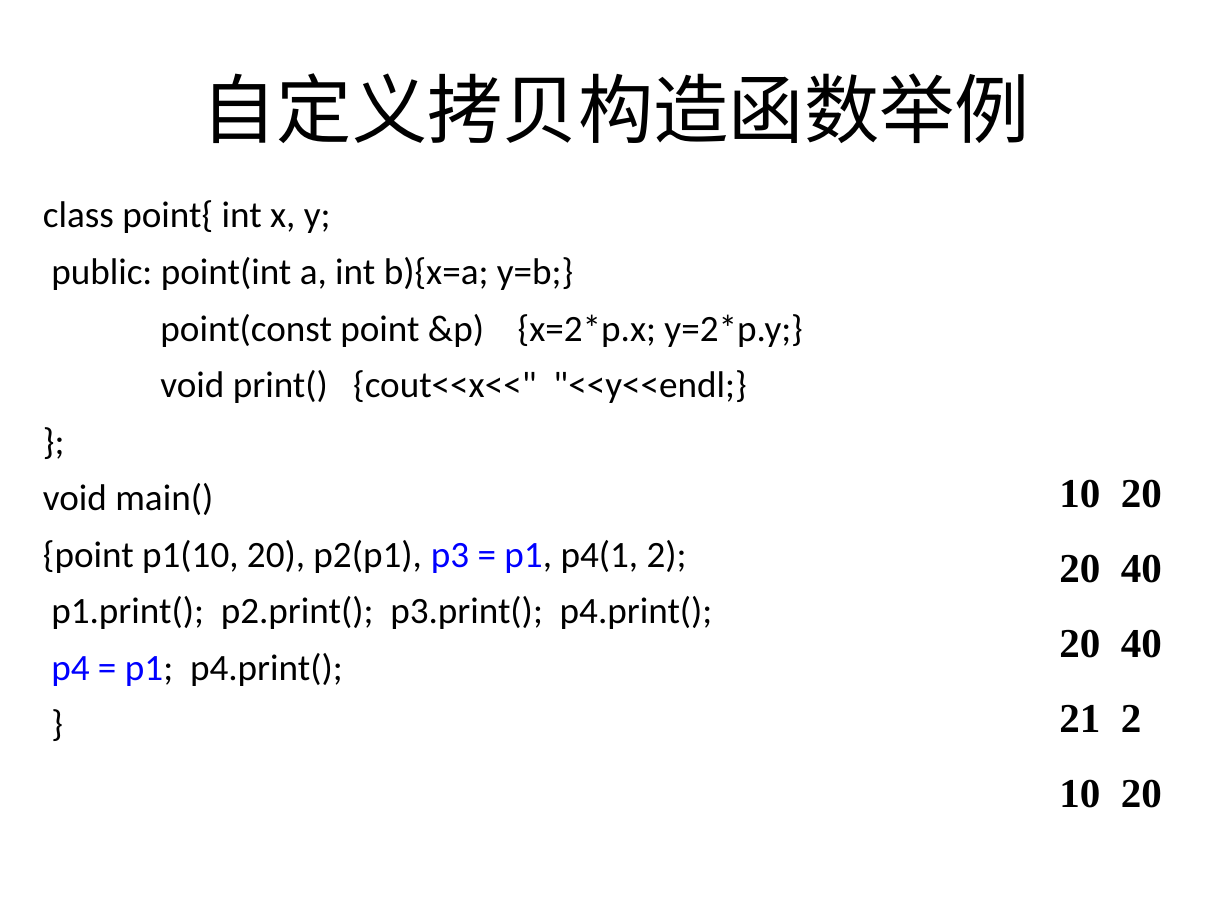
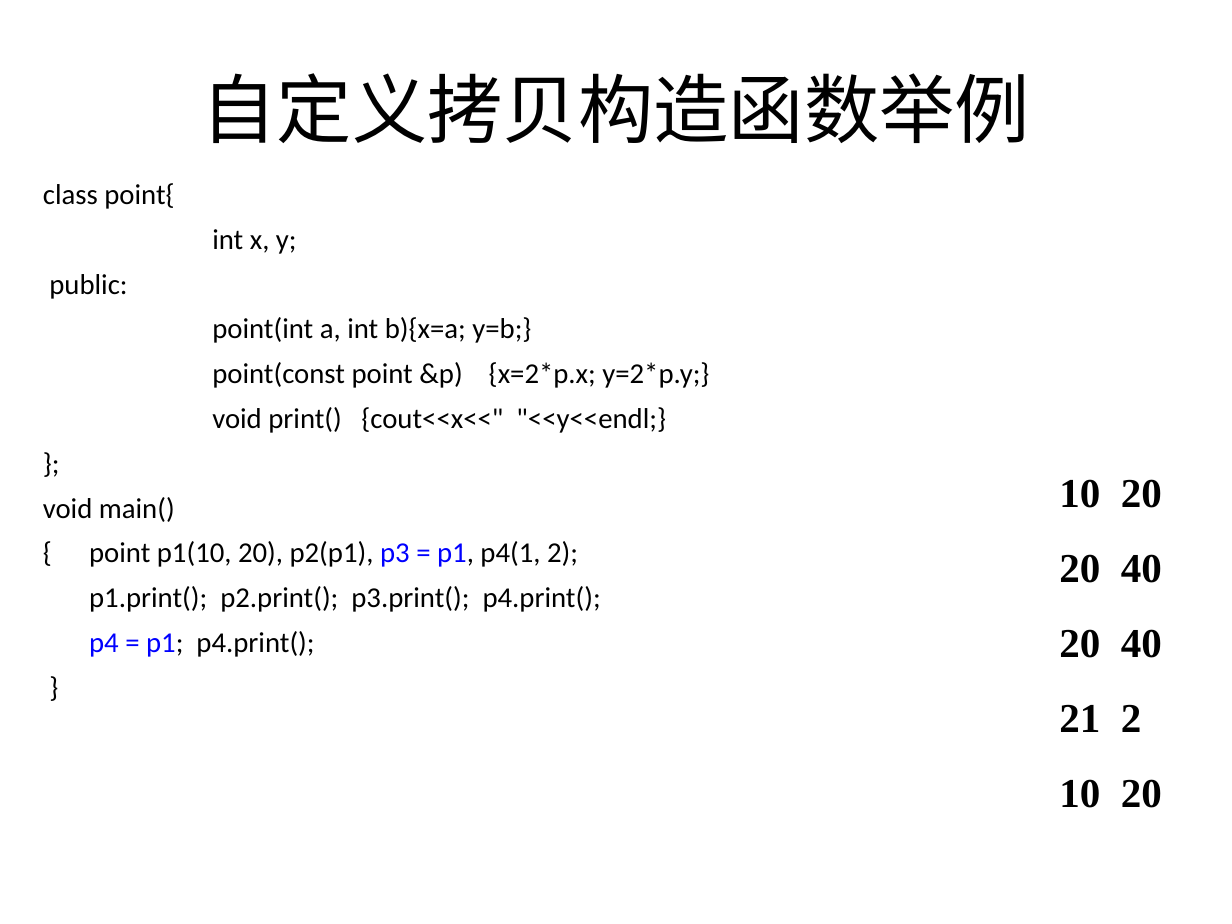
Before and after one commit to wwuhn/wwuhn.github.io, a slide deck: slide 69 of bookspcClassic/C++程序设计翁惠玉/10创建功能更强的类型.ppt. Drawn at 1232x924 pixels with LibreOffice and Linux fonts; fonts in the diff are those of the drawing. Boxes give left, top, right and bottom in pixels: in the first picture for what was removed or moved away, otherwise in the second. Text is boxed around its words. In the diff, an @@ line names an element or a change of style, - is before the commit and + after.

```diff
--- a/bookspcClassic/C++程序设计翁惠玉/10创建功能更强的类型.ppt
+++ b/bookspcClassic/C++程序设计翁惠玉/10创建功能更强的类型.ppt
@@ text "class point{": place and size @@
-text "class point{" at bbox=[43, 200, 802, 686]
+text "class point{" at bbox=[43, 183, 709, 657]
@@ text at bbox=[43, 183, 531, 343]: text changed; size 21.7 to 16.8 pt @@
-class point{ int x, y;
-public: point(int a, int b){x=a; y=b;}
+class point{
+int x, y;
+public:
+point(int a, int b){x=a; y=b;}
@@ text at bbox=[43, 362, 709, 657]: size 21.7 to 16.8 pt in "point(const point &p) {x=2*p.x; y=2*p.y;}", "void print() {cout<<x<<" "<<y<<endl;}", "};", "void main()" and 3 more places; less space between paragraphs @@
@@ text at bbox=[89, 541, 578, 567]: text changed; size 21.7 to 16.8 pt @@
-{point p1(10, 20), p2(p1), p3 = p1, p4(1, 2);
+{ point p1(10, 20), p2(p1), p3 = p1, p4(1, 2);
```
Also in this commit, not shown: 47 other slides changed, 10 other files.
